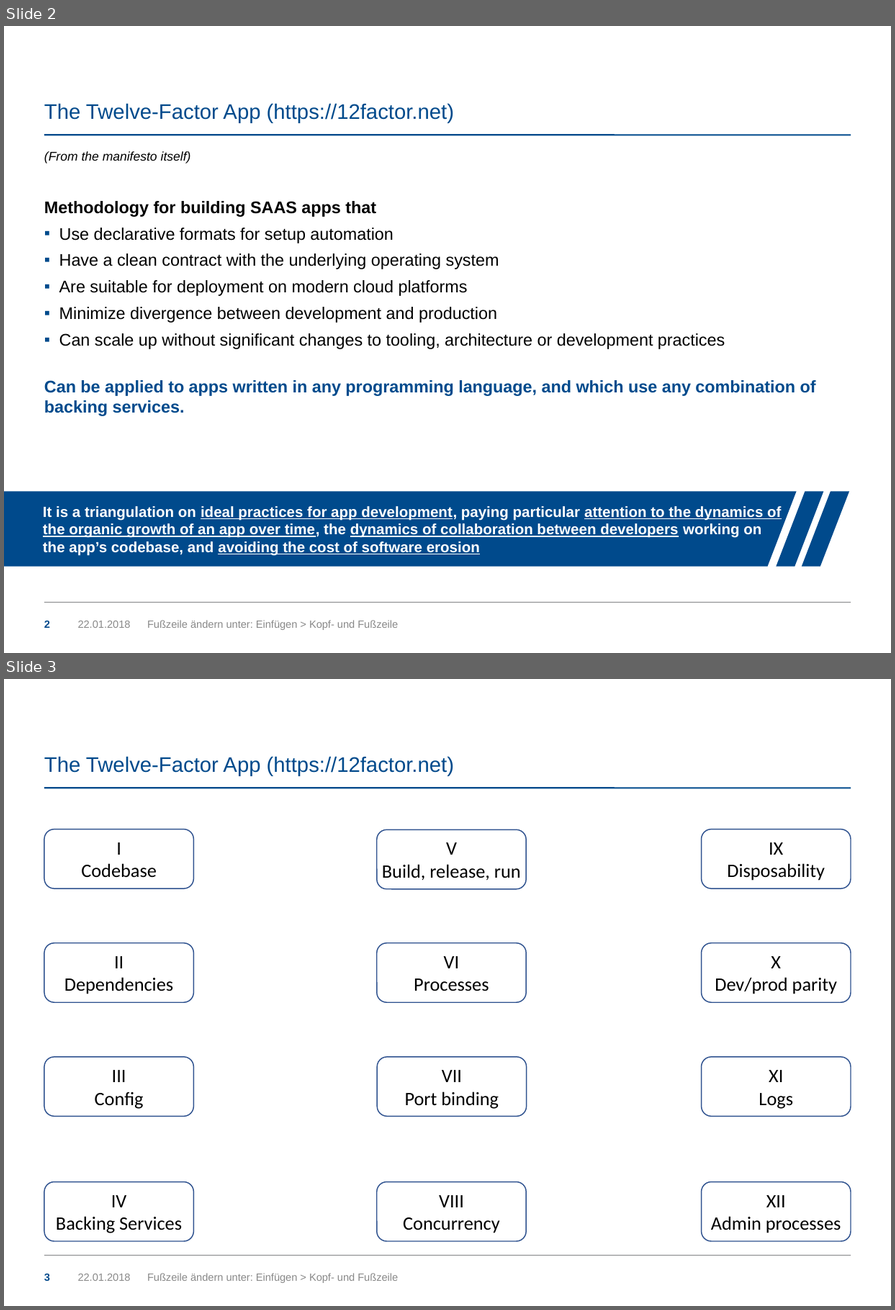
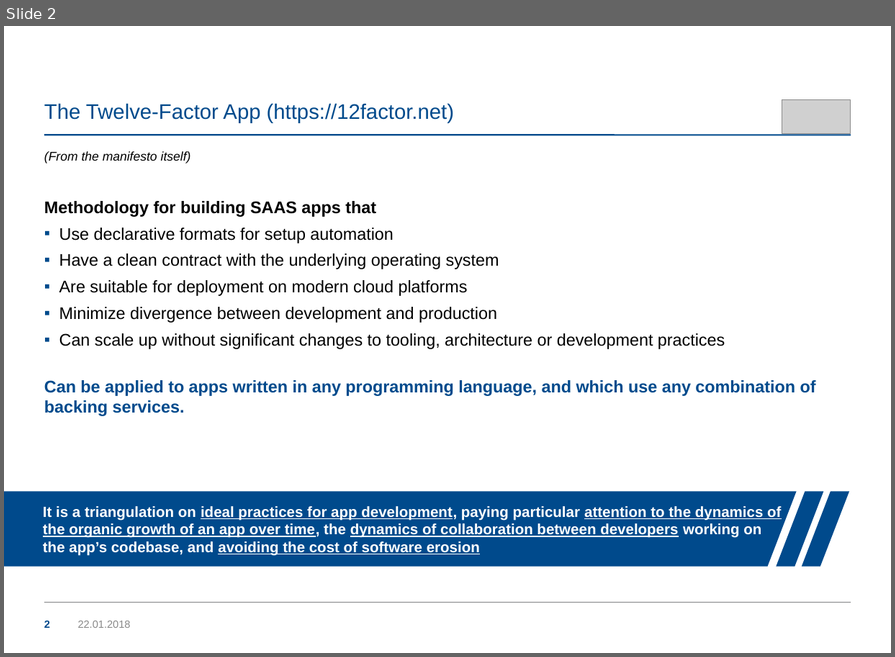
Before and after one commit to ntuas/presentation, a slide deck: uas_12-factor-app-presentation,.odp. Shown one above the other, each under a label of ours: slides 2 and 3 before the commit, slide 2 after it. The pictures are 895x1310 and 895x657 pixels, drawn with LibreOffice and Linux fonts; fonts in the diff are those of the drawing; grey boxes stand for pictures; background and template pictures are left out. Boxes give left, top, right and bottom in pixels: in the first picture for what was removed or moved away, otherwise in the second. Text is boxed around its words. In the diff, an @@ line names an element or a change of style, - is before the commit and + after.

```diff
--- a/uas_12-factor-app-presentation,.odp
+++ b/uas_12-factor-app-presentation,.odp
@@ slide 3 removed at <box>4,679,891,1306</box>, background #FFFFFF; not listed: 2 template elements that a slide beside it also shows @@
@@ title removed at <box>44,756,454,776</box> @@
-The Twelve-Factor App (https://12factor.net)
@@ freeform shape removed at <box>44,829,193,889</box> @@
-I
-Codebase
@@ freeform shape removed at <box>702,829,851,889</box> @@
-IX
-Disposability
@@ freeform shape removed at <box>376,830,526,889</box> @@
-V
-Build, release, run
@@ freeform shape removed at <box>44,943,193,1002</box> @@
-II
-Dependencies
@@ freeform shape removed at <box>376,943,526,1002</box> @@
-VI
-Processes
@@ freeform shape removed at <box>702,943,851,1002</box> @@
-X
-Dev/prod parity
@@ freeform shape removed at <box>44,1057,193,1116</box> @@
-III
-Config
@@ freeform shape removed at <box>378,1057,527,1116</box> @@
-VII
-Port binding
@@ freeform shape removed at <box>702,1057,851,1116</box> @@
-XI
-Logs
@@ freeform shape removed at <box>44,1182,193,1241</box> @@
-IV
-Backing Services
@@ freeform shape removed at <box>376,1182,526,1241</box> @@
-VIII
-Concurrency
@@ freeform shape removed at <box>702,1182,851,1241</box> @@
-XII
-Admin processes
@@ page number removed at <box>44,1274,50,1281</box> @@
-3
@@ text removed at <box>78,1274,131,1281</box> @@
-22.01.2018
@@ text removed at <box>147,1273,398,1283</box> @@
-Fußzeile ändern unter: Einfügen > Kopf- und Fußzeile
@@ slide 2 changed as well @@
@@ picture added at <box>782,100,851,134</box> @@
@@ text removed at <box>147,620,398,630</box> @@
-Fußzeile ändern unter: Einfügen > Kopf- und Fußzeile
```
Also in this commit, not shown: 4 other slides changed.
